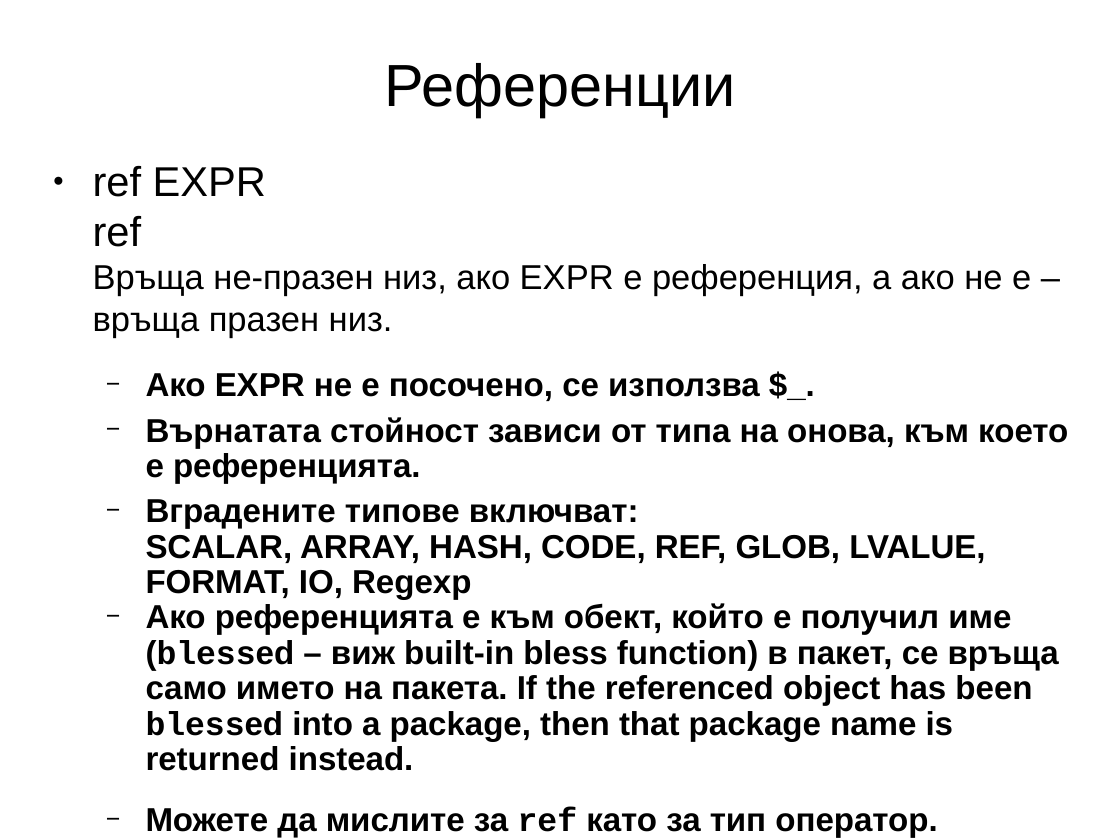
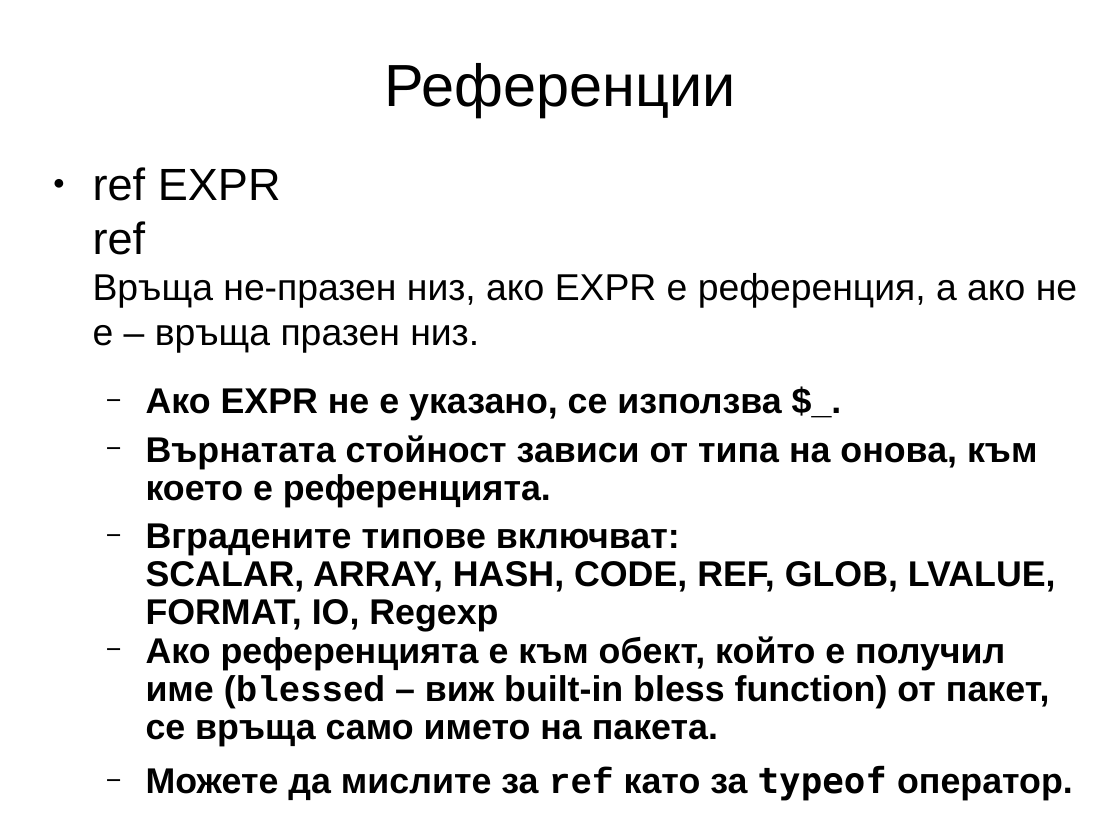
Before and after one commit to kberov/PerlProgrammingCourse, a slide deck: slide 28 of 02_scalar_data_types_bg.odp. Drawn at 1120x840 pixels with LibreOffice and Linux fonts; fonts in the diff are those of the drawing; background and template pictures are left out. Boxes give left, top, right and bottom in pixels: in the first picture for what was removed or moved away, otherwise in the second. Text is boxed around its words. In the diff, an @@ line names an element or a change of style, - is before the commit and + after.

Commit message:
Скаларни типове данни

```diff
--- a/02_scalar_data_types_bg.odp
+++ b/02_scalar_data_types_bg.odp
@@ text at (x1=93, y1=167, x2=1077, y2=632): size 26.8 to 29 pt in "ref EXPR ref"; size 22.2 to 24 pt in "Връща не-празен низ, ако EXPR е референция, ..."; size 21.3 to 23 pt in "Върнатата стойност зависи от типа на онова, ...", "Вградените типове включват: SCALAR, ARRAY, HASH, CODE, ..." @@
@@ text at (x1=146, y1=388, x2=781, y2=420): text changed; size 21.3 to 23 pt @@
-  − Ако EXPR не е посочено, се използва $_.
+  − Ако EXPR не е указано, се използва $_.
@@ text at (x1=146, y1=636, x2=1073, y2=801): text changed; size 21.3 to 23 pt @@
-  − Ако референцията е към обект, който е получил име (blessed – виж built-in bless function) в пакет, се връща само името на пакета. If the referenced object has been blessed into a package, then that package name is returned instead.
-  − Можете да мислите за ref като за тип оператор.
+  − Ако референцията е към обект, който е получил име (blessed – виж built-in bless function) от пакет, се връща само името на пакета.
+  − Можете да мислите за ref като за typeof оператор.
```
Also in this commit, not shown: 27 other slides changed, 2 other files.
